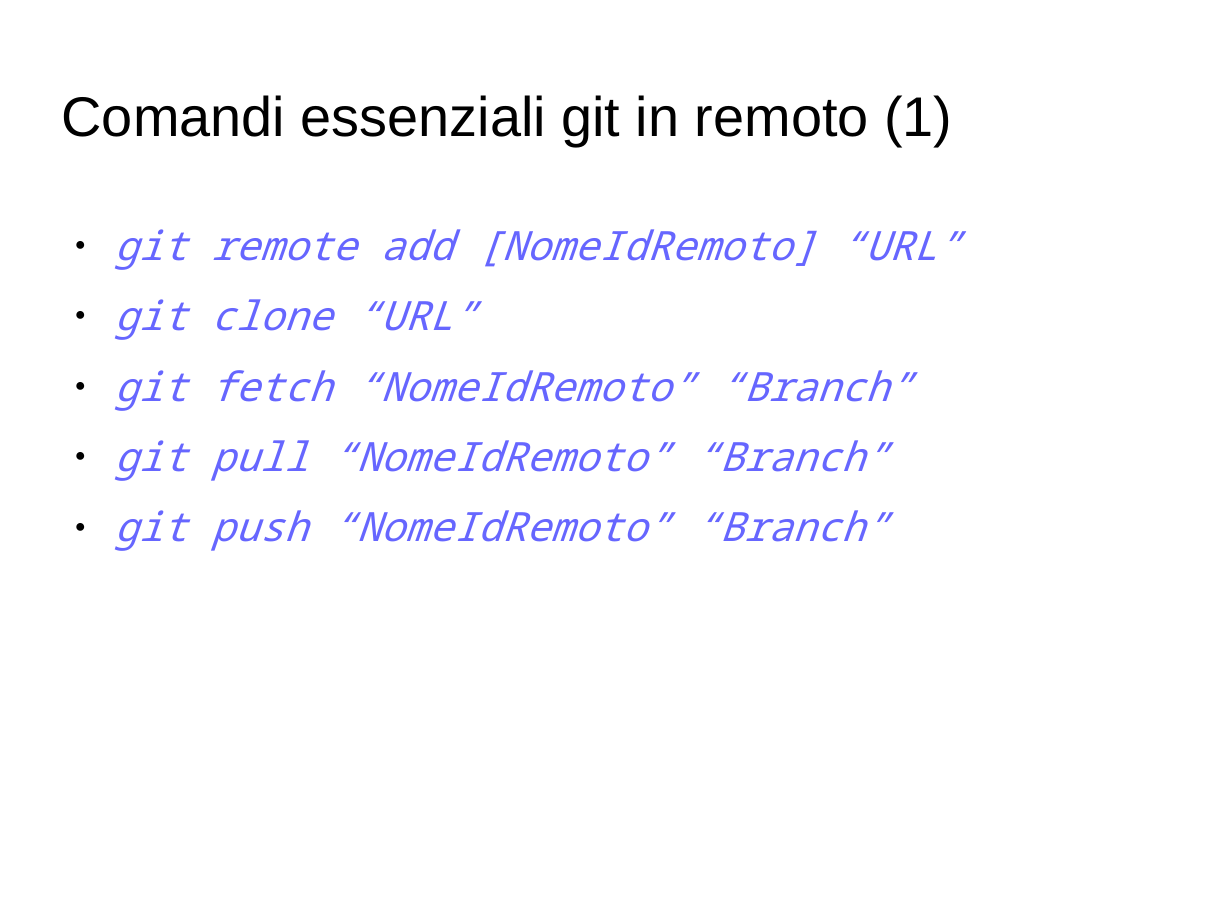
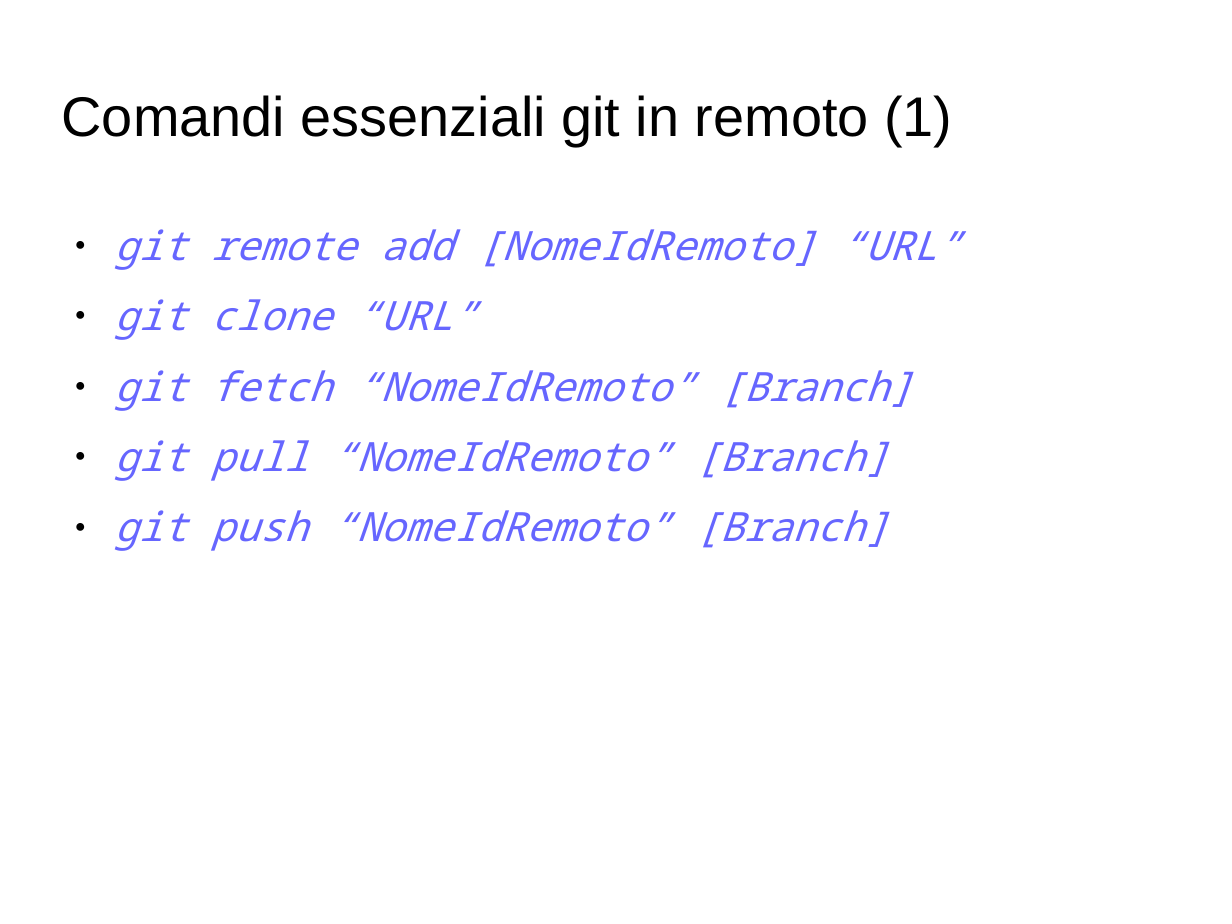
Before and after one commit to GioeleCicchini/Git-Presentation, a slide deck: slide 16 of presentazione git.odp. Drawn at 1232x924 pixels with LibreOffice and Linux fonts; fonts in the diff are those of the drawing; background and template pictures are left out. Boxes give left, top, right and bottom in pixels: in the first picture for what was removed or moved away, otherwise in the second. Text is boxed around its words. In the diff, an @@ line names an element or a change of style, - is before the commit and + after.

```diff
--- a/presentazione git.odp
+++ b/presentazione git.odp
@@ text at [114,370,914,551]: text changed @@
-● git fetch “NomeIdRemoto” “Branch”
-● git pull “NomeIdRemoto” “Branch”
-● git push “NomeIdRemoto” “Branch”
+● git fetch “NomeIdRemoto” [Branch]
+● git pull “NomeIdRemoto” [Branch]
+● git push “NomeIdRemoto” [Branch]
```
Also in this commit, not shown: 7 slides added, 1 other file.
